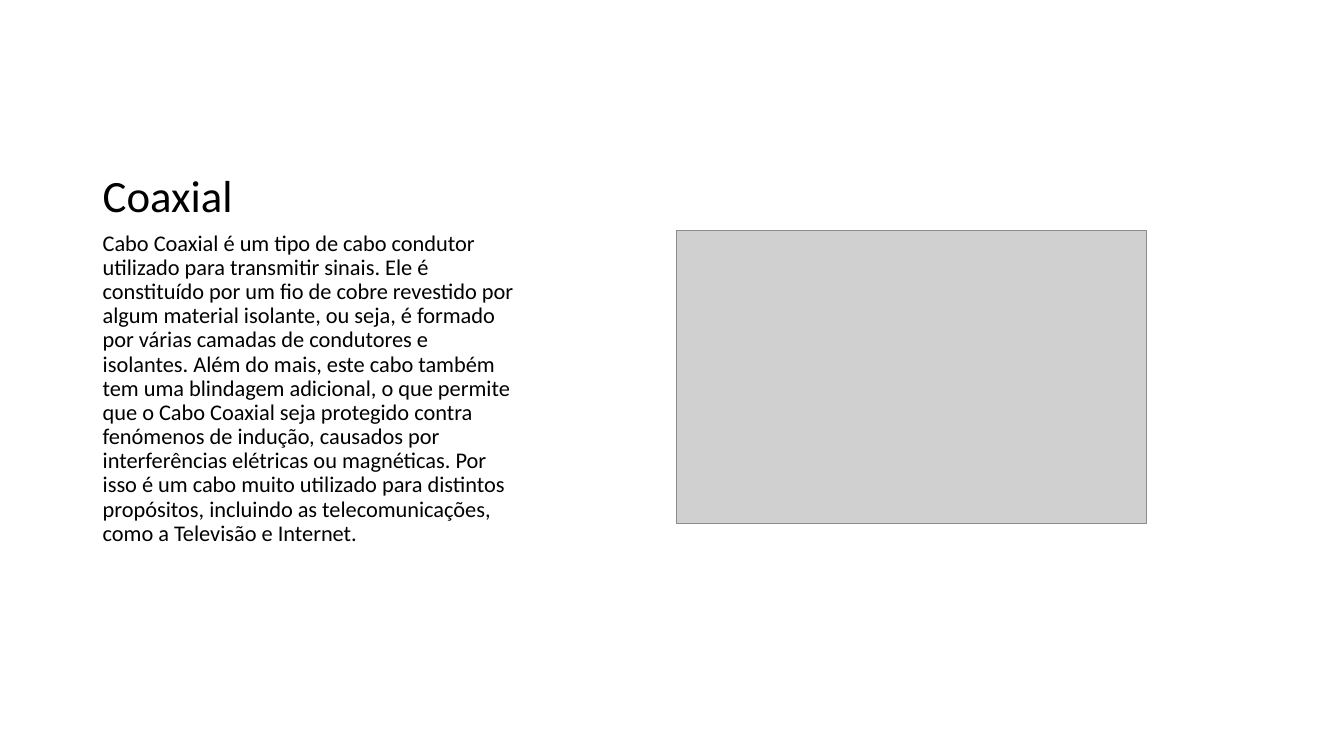
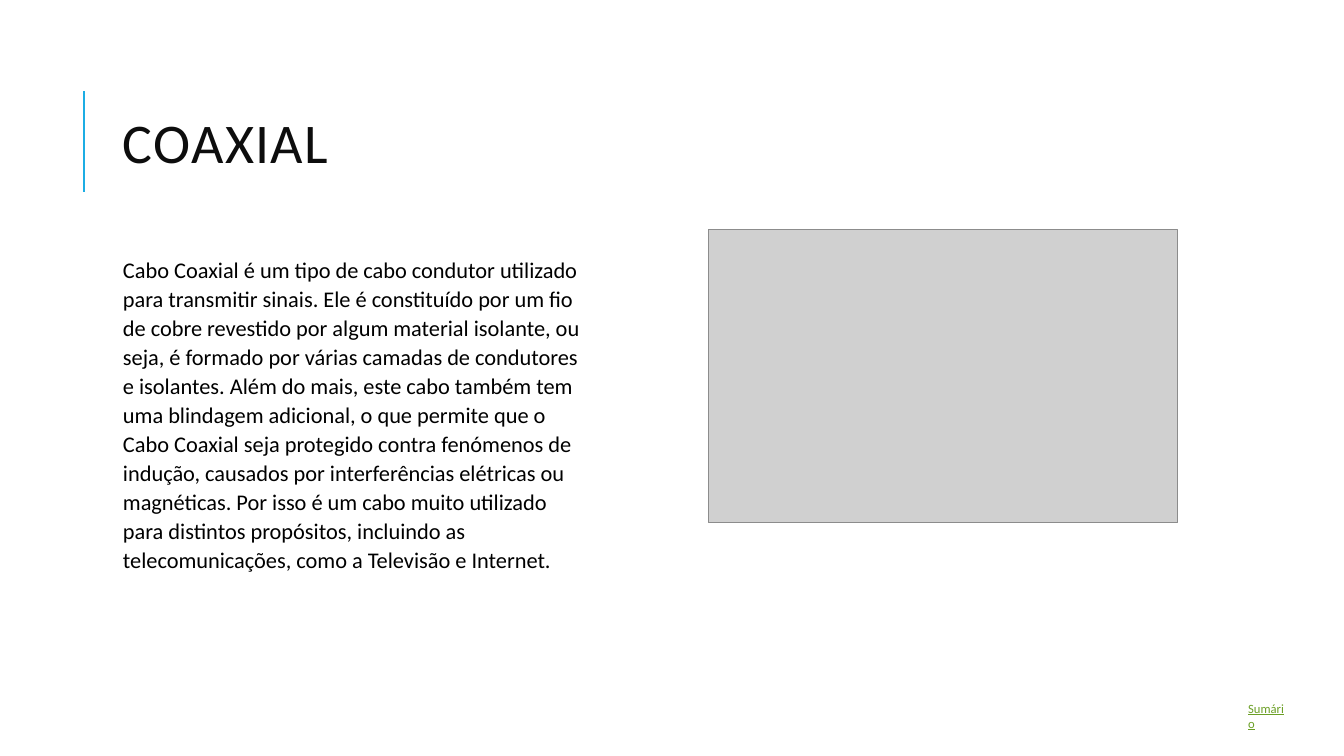
Before and after one commit to nunojmsantos/xunil, a slide deck: slide 13 of Conexões de Rede.pptx (slide 9 before the commit). Drawn at 1344x756 pixels with LibreOffice and Linux fonts; fonts in the diff are those of the drawing; grey boxes stand for pictures. Boxes give left, top, right and bottom in pixels: in the first picture for what was removed or moved away, otherwise in the second. Text is boxed around its words. In the diff, an @@ line names an element or a change of style, - is before the commit and + after.

```diff
--- a/Conexões de Rede.pptx
+++ b/Conexões de Rede.pptx
@@ title "COAXIAL" at (123,126,328,164): vertical alignment bottom to middle @@
@@ line added from (84, 192) to (84, 91), #1CADE4 1.5 pt @@
@@ title at (123,126,328,164): text changed; size 32 to 40 pt; text colour #000000 to #0D0D0D @@
-Coaxial
+COAXIAL
@@ picture: place and size @@
-picture at (678,231,1147,524)
+picture at (709,230,1179,523)
@@ text "Cabo Coaxial é um tipo ...": place and size @@
-text "Cabo Coaxial é um tipo ..." at (103,235,513,541)
+text "Cabo Coaxial é um tipo ..." at (123,262,580,572)
@@ text "Cabo Coaxial é um tipo ..." at (123,262,580,572): line spacing 0.9 to 1.08; less space between paragraphs @@
@@ text added at (1238,696,1300,721), 9 pt, text #6B9F25, underline @@
+Sumário
```
Also in this commit, not shown: 10 other slides changed, 4 slides added, 1 other file.
